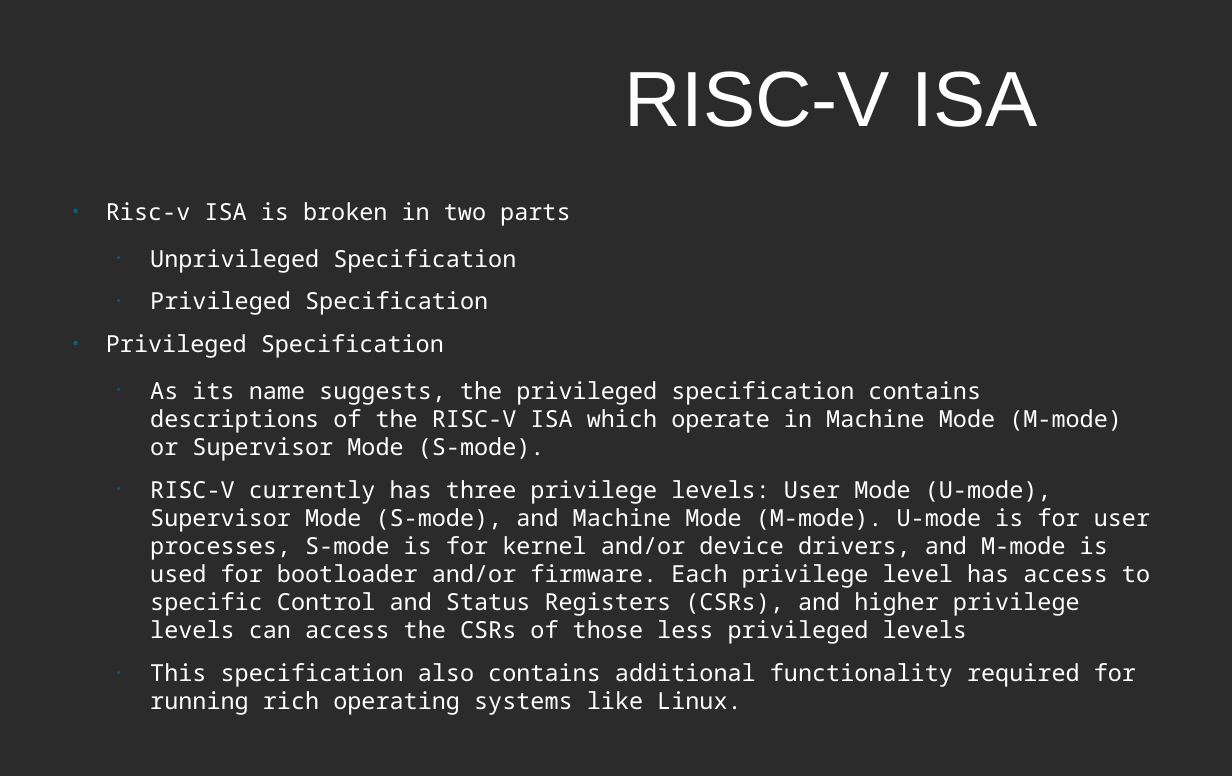
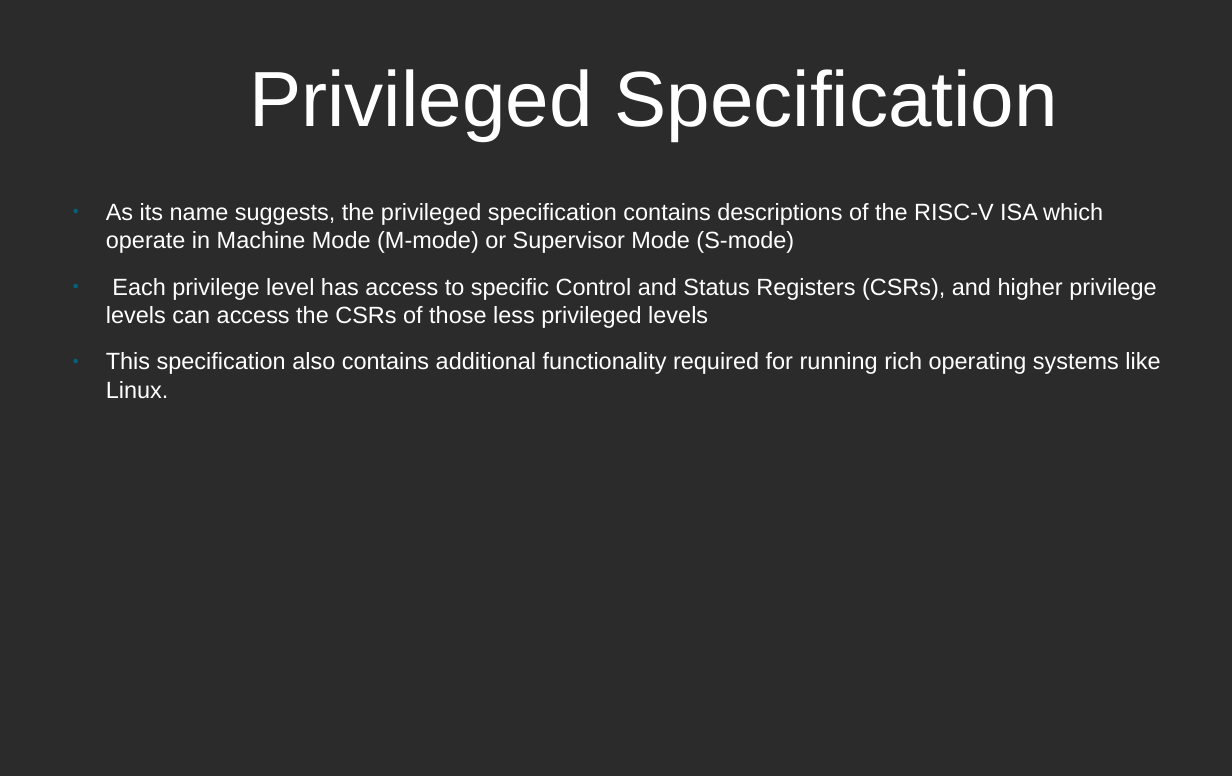
Before and after one commit to murthuja1708/desd_class, a slide deck: slide 6 of RISCV.odp (slide 5 before the commit). Drawn at 1232x776 pixels with LibreOffice and Linux fonts; fonts in the diff are those of the drawing; background and template pictures are left out; a plain dark background stands for a picture behind light text. Boxes give left, top, right and bottom in pixels: in the first picture for what was removed or moved away, otherwise in the second. Text is boxed around its words. In the diff, an @@ line names an element or a change of style, - is before the commit and + after.

```diff
--- a/RISCV.odp
+++ b/RISCV.odp
@@ title at box(249, 69, 1057, 141): text changed @@
-RISC-V ISA
+Privileged Specification
@@ text at box(106, 203, 1156, 328): text changed; font Noto Sans Mono to Arial @@
-● Risc-v ISA is broken in two parts
-  • Unprivileged Specification
-  • Privileged Specification
-● Privileged Specification
-  • As its name suggests, the privileged specification contains descriptions of the RISC-V ISA which operate in Machine Mode (M-mode) or Supervisor Mode (S-mode).
-  • RISC-V currently has three privilege levels: User Mode (U-mode), Supervisor Mode (S-mode), and Machine Mode (M-mode). U-mode is for user processes, S-mode is for kernel and/or device drivers, and M-mode is used for bootloader and/or firmware. Each privilege level has access to specific Control and Status Registers (CSRs), and higher privilege levels can access the CSRs of those less privileged levels
+● As its name suggests, the privileged specification contains descriptions of the RISC-V ISA which operate in Machine Mode (M-mode) or Supervisor Mode (S-mode)
+● Each privilege level has access to specific Control and Status Registers (CSRs), and higher privilege levels can access the CSRs of those less privileged levels
@@ text at box(106, 352, 1160, 399): font Noto Sans Mono to Arial in "This specification also contains additional functionality re ..."; bullet • to ●; list level 2 to 1 in "This specification also contains additional ..." @@
```
Also in this commit, not shown: 8 other slides changed, 15 slides added, 3 slides removed, 2 other files.
